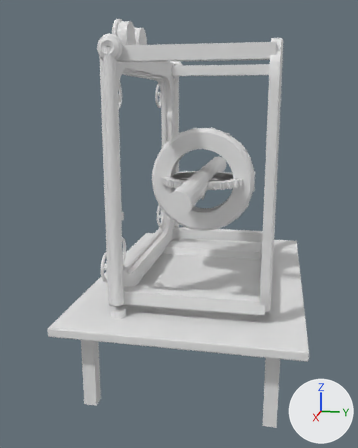
Before and after pictures for a commit that changed the glTF model public/assets/models/babbage-engine.glb.
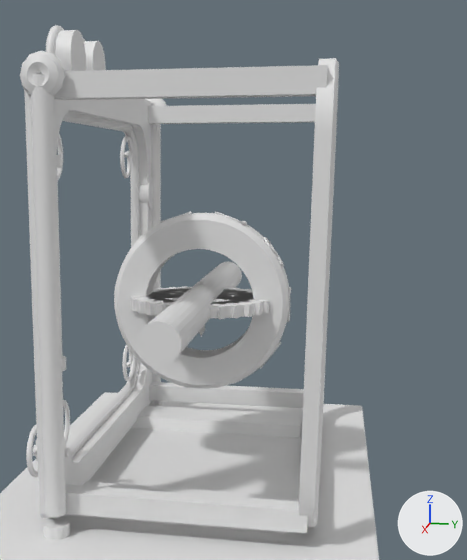
Each version appears first whole from a 50 mm lens placed at (9.65, 1.44, 1.49), pointed at (0.22, -0.44, -0.87), and next in a close-up on the part from 24% to 100% of the width and 1% to 74% of the height. Arrows for +X, +Y and +Z are at lower right; the lights stay in place. The last two pictures show the newer version. Vertices at exactly the same position are counted once.

The scene before the commit, as lines of its bpy script (objects in view):
```python
me_arbor = bpy.data.meshes.new('arbor')
me_arbor.from_pydata(...)  # a 24-sided cylinder along x spanning x -2.5..2.5, y -0.2..0.2, z -0.2..0.2
me_geara = bpy.data.meshes.new('gearA')
me_geara.from_pydata(...)  # 770 vertices, 1540 faces; spans x -0.82..0.82, y -0.82..0.82, z -0.06..0.06
me_table = bpy.data.meshes.new('table')
me_table.from_pydata(...)  # 88 vertices, 156 faces; spans x -3.0..3.0, y -2.0..2.0, z -3.51..-1.96
ob_arbor = bpy.data.objects.new('arbor', me_arbor)
ob_arbor.location = (0.0, 0.0, 0.0)
ob_geara = bpy.data.objects.new('gearA', me_geara)
ob_geara.location = (0.0, 0.0, 0.0)
ob_table = bpy.data.objects.new('table', me_table)
ob_table.location = (0.0, 0.0, 0.0)
# also in view: 'ring-body' at (0.0, 0.0, 0.0); 'casing' at (0.0, 0.03, 0.43)
```
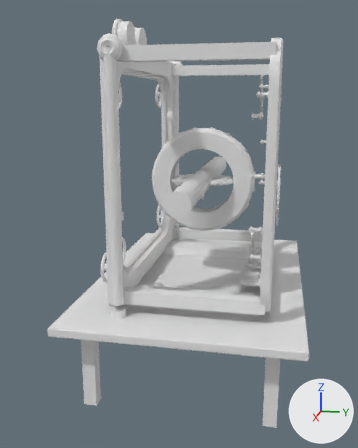
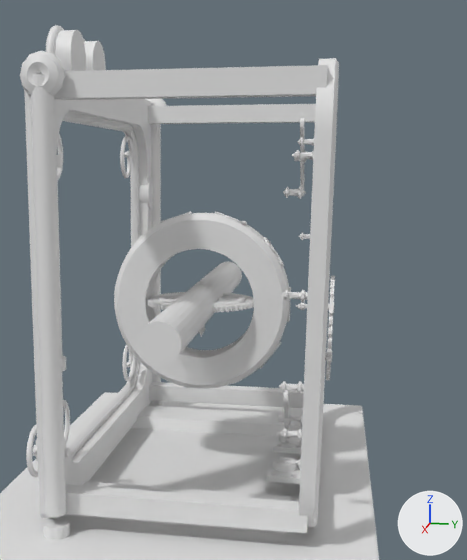
Location of each change, (x1, y1, x2, y2) in pixels of the close-ups (467 x 560 px):
'env-gearbox-frame', added
    after: (266, 118, 335, 484)
'gearA', reshaped (23% narrower, 35% shorter)
    before: (130, 286, 269, 319)
    after: (147, 292, 254, 313)

Edits to the bpy script that builds the scene:
```text
Change me_geara:
    used by ob_geara; location = (0.0, 0.0, 0.0)
    remove me_geara.from_pydata(...)  # 770 vertices, 1540 faces; spans x -0.82..0.82, y -0.82..0.82, z -0.06..0.06
    add me_geara.from_pydata(...)  # 1435 vertices, 2894 faces; spans x -0.63..0.63, y -0.63..0.63, z -0.06..0.06
    me_geara part 1: 770 vertices removed from x -0.82..0.82, y -0.82..0.82, z -0.06..0.06; 1435 vertices added at x -0.63..0.63, y -0.63..0.63, z -0.06..0.06
Add me_env_gearbox_frame:
    me_env_gearbox_frame.from_pydata(...)  # 3872 vertices, 7984 faces; spans x -2.04..2.03, y 0.87..1.51, z -1.76..2.08
Add ob_env_gearbox_frame:
    ob_env_gearbox_frame = bpy.data.objects.new('env-gearbox-frame', me_env_gearbox_frame)
    ob_env_gearbox_frame.location = (0.0, 0.0, 0.0)
```
